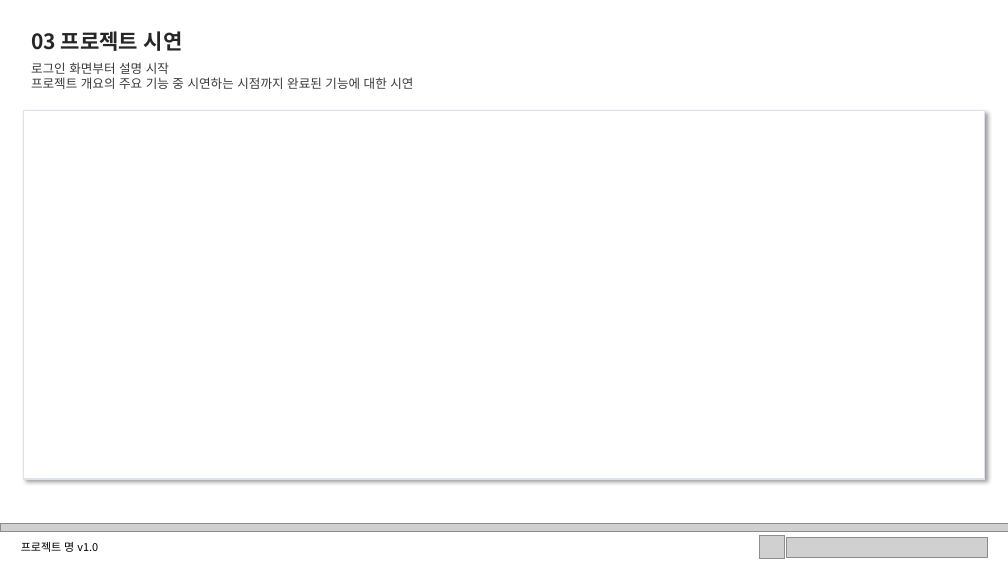
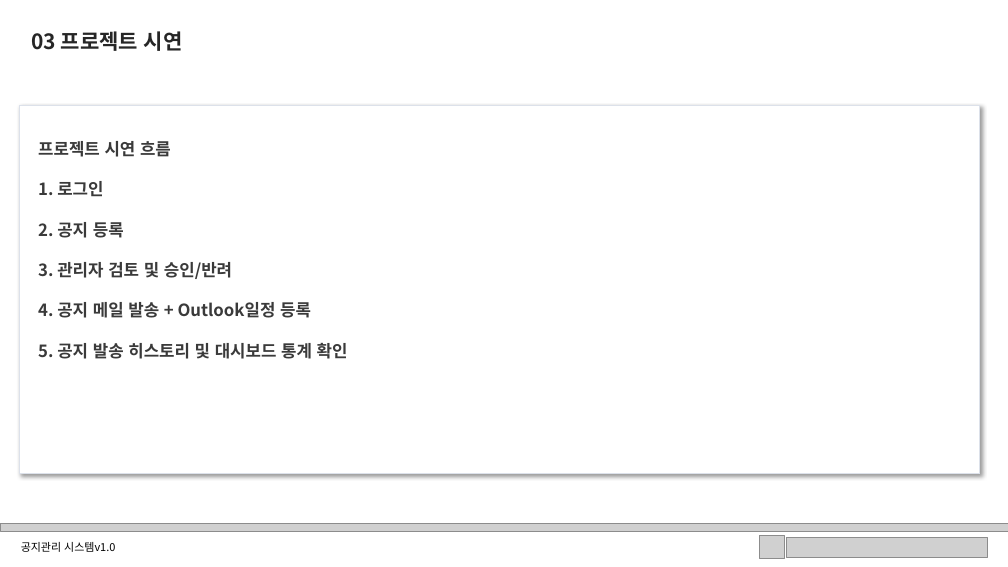
Before and after one commit to hamyoonsic/temp, a slide deck: slide 5 of 산출물/중간발표/중간발표템플릿.pptx. Drawn at 1008x567 pixels with LibreOffice and Linux fonts; fonts in the diff are those of the drawing; grey boxes stand for pictures. Boxes give left, top, right and bottom in pixels: in the first picture for what was removed or moved away, otherwise in the second. Text is boxed around its words. In the diff, an @@ line names an element or a change of style, - is before the commit and + after.

```diff
--- a/산출물/중간발표/중간발표템플릿.pptx
+++ b/산출물/중간발표/중간발표템플릿.pptx
@@ text removed at (x1=31, y1=62, x2=413, y2=89) @@
-로그인 화면부터 설명 시작
-프로젝트 개요의 주요 기능 중 시연하는 시점까지 완료된 기능에 대한 시연
@@ rectangle moved from (x1=23, y1=111, x2=985, y2=479) to (x1=20, y1=106, x2=981, y2=474) @@
@@ text added at (x1=38, y1=141, x2=348, y2=359), 16 pt, text #3A3A3A, bold @@
+프로젝트 시연 흐름
+1. 로그인
+2. 공지 등록
+3. 관리자 검토 및 승인/반려
+4. 공지 메일 발송 + Outlook일정 등록
+5. 공지 발송 히스토리 및 대시보드 통계 확인
@@ text at (x1=21, y1=542, x2=115, y2=552): text changed @@
-프로젝트 명 v1.0
+공지관리 시스템v1.0
```
Also in this commit, not shown: 4 other slides changed, 15 other files.
